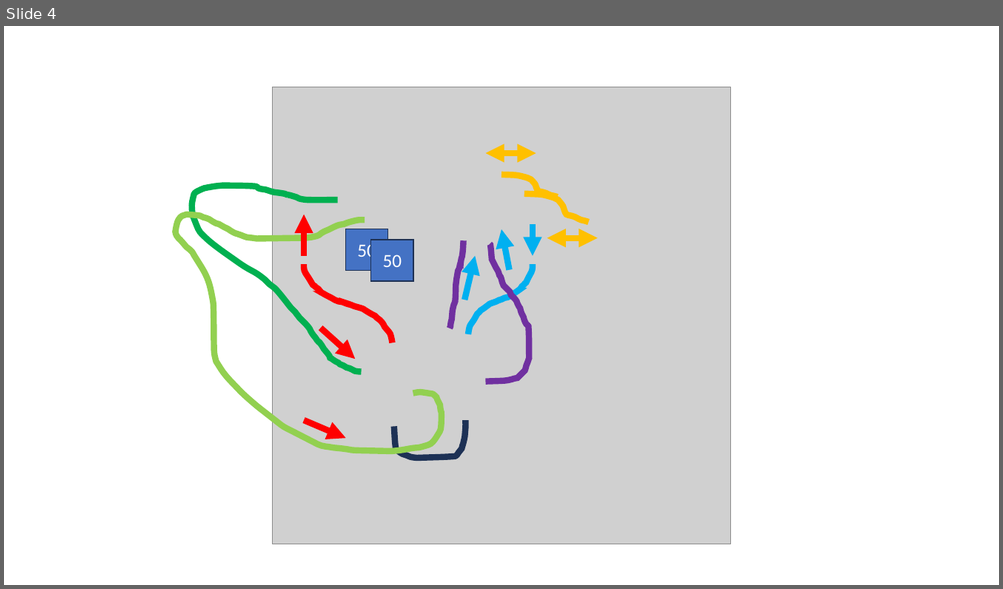
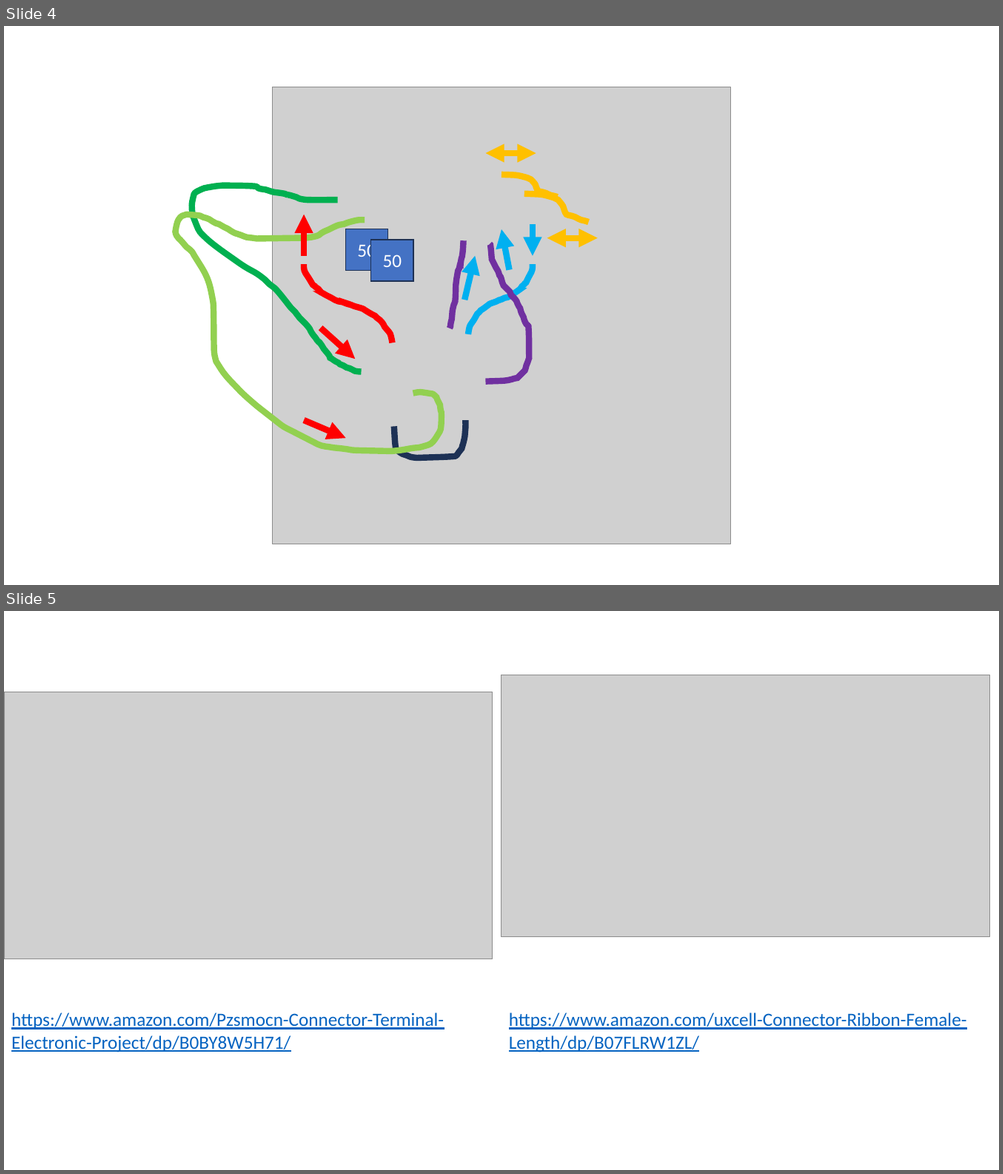
Before and after one commit to lafefspietz/quantumswitch, a slide deck: quantumswitchv2.pptx. Shown one above the other, each under a label of ours: slide 4 before the commit, slides 4 and 5 after it. The pictures are 1003x589 and 1003x1174 pixels, drawn with LibreOffice and Linux fonts; fonts in the diff are those of the drawing; grey boxes stand for pictures. Boxes give left, top, right and bottom in pixels: in the first picture for what was removed or moved away, otherwise in the second. Text is boxed around its words. In the diff, an @@ line names an element or a change of style, - is before the commit and + after.

```diff
--- a/quantumswitchv2.pptx
+++ b/quantumswitchv2.pptx
@@ slide 5 added at [4, 611, 999, 1170], background #FFFFFF @@
@@ picture added at [502, 675, 990, 938] @@
@@ picture added at [4, 692, 492, 960] @@
@@ text added at [11, 1013, 444, 1053], 18 pt, text #0563C1, underline @@
+https://www.amazon.com/Pzsmocn-Connector-Terminal-Electronic-Project/dp/B0BY8W5H71/
@@ text added at [509, 1013, 967, 1053], 18 pt, text #0563C1, underline @@
+https://www.amazon.com/uxcell-Connector-Ribbon-Female-Length/dp/B07FLRW1ZL/
```
Also in this commit, not shown: 42 other files.
